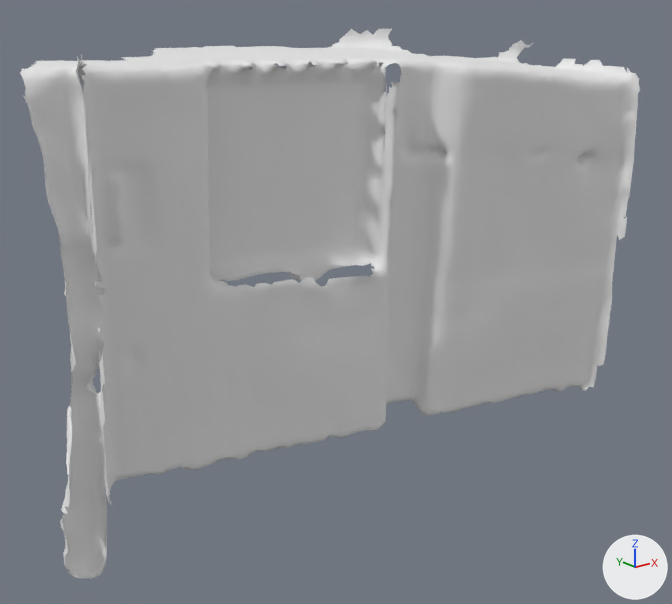
The OBJ model Assets/ASL/Resources/ASL_ScannedRooms/Discovery/Discovery/Part5/Part5.obj: old version first, new version second.
Before and after are seen from a 50 mm lens placed at (0.71, -14.8, 5.12), pointed at (6.85, -7.12, 2.05). Arrows for +X, +Y and +Z are at lower right; the lights stay in place. Where no turn or scale is listed for an object, it has been applied to the vertices.

The first picture shows 'Part5'.
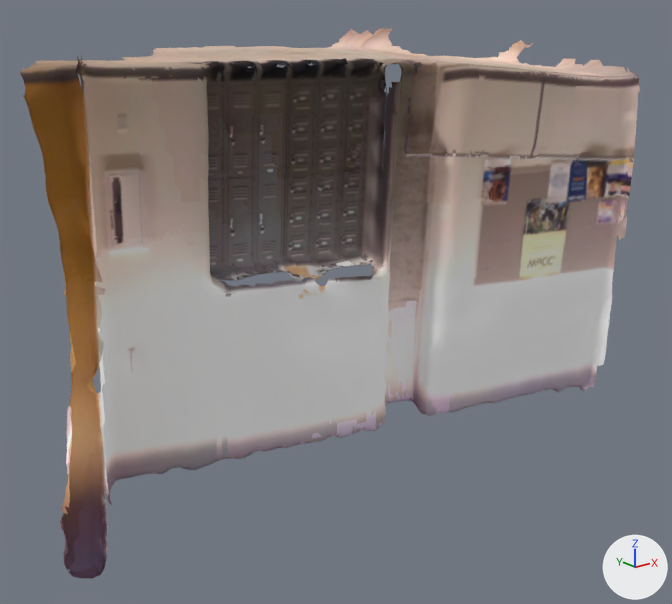
Location of each change, (x1, y1, x2, y2) in pixels of the pictures (672 x 604 px):
'Part5', surface changed
    both: (20, 29, 640, 579)

The edits, one by one:
Picture 'Model.jpg' (img_model_jpg) is new.
In material 'material0' (mat_material0), base_color is no longer (0.8, 0.8, 0.8), white #e7e7e7.
In material 'material0' (mat_material0), texture is now set to img_model_jpg.
